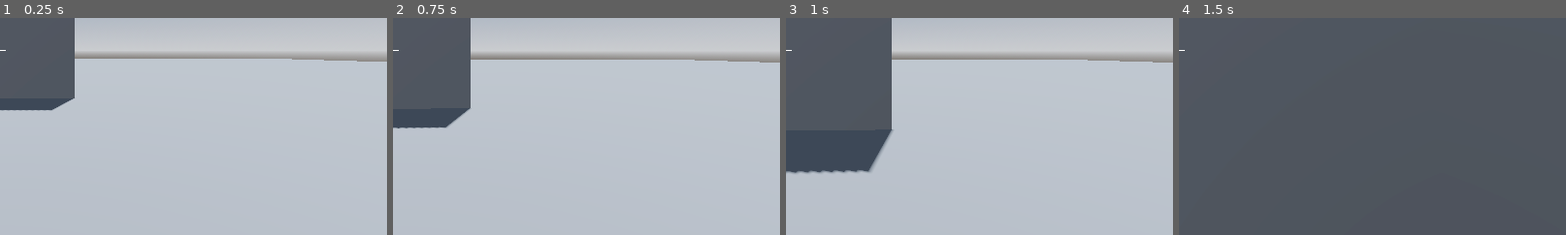
Above: before the commit, frames 1-4 (left to right).
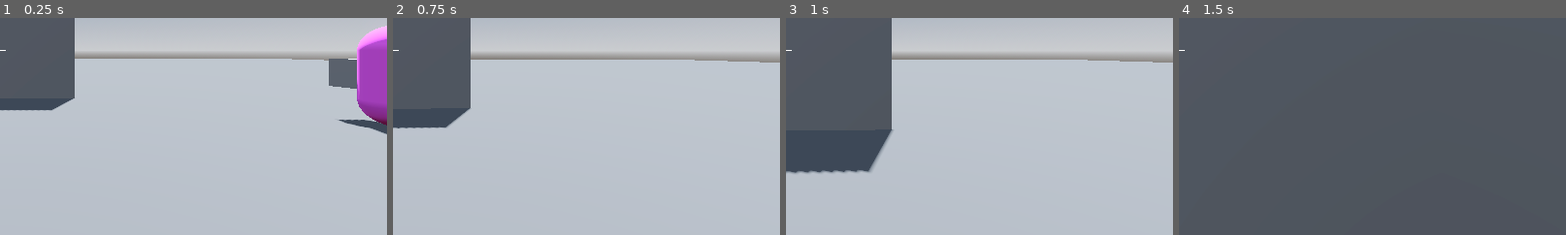
Above: after the commit, the same moments.

Repository: c-dez/playground
Game: Godot game, scene res://scenes/levels/test_level.tscn
Same seed, same stepped clock (60 frames per second), same inputs: the game is played once before the commit and once after it.
Inputs (mouse positions are % of the whole screen's width and height, from its top left):
- Up to frame 1 (0.25 s): no input
- Up to frame 2 (0.75 s): tap Enter at 0.5 s; move the mouse to (55, 50) at 0.52 s; hold W (forward) from 0.53 s (still down); click (55, 50) at 0.6 s
- Up to frame 3 (1 s): keep holding W (forward)
- Up to frame 4 (1.5 s): keep holding W (forward); move the mouse to (45, 50) at 1.27 s; click (45, 50) at 1.35 s
The pictures show only the part of the screen within x 50-100%, y 43-92%; the shares and areas given below are measured in that part.

The runs differ from the first frame. In frame 1, 4.4% of the frame differs, in the area x 84-100%, y 3-54%; in frame 2, nothing differs; in frame 3, nothing differs; in frame 4, nothing differs.

Commit message:
anadido danar a objetivo al disparar

Diff:
--- a/resources/character_stats.gd
+++ b/resources/character_stats.gd
@@ -13,3 +13,11 @@
     ENEMY,
     PLAYER
 }
+
+
+func take_damage(_damage_ammount:int)->void:
+    health -= _damage_ammount
+
+
+func take_heal(_heal_ammount:int)->void:
+    health += _heal_ammount
--- a/resources/player_stats.tres
+++ b/resources/player_stats.tres
@@ -5,7 +5,7 @@
 [resource]
 script = ExtResource("1_wld0n")
 health = 100
-damage = 50
+damage = 10
 move_speed = 8.0
 jump_force = 5.0
 type = 1
--- a/scenes/levels/test_level.tscn
+++ b/scenes/levels/test_level.tscn
@@ -50,4 +50,4 @@
 transform = Transform3D(1, 0, 0, 0, 1, 0, 0, 0, 1, 0, 0.9999999, 0)
 
 [node name="BaseEnemy" parent="." instance=ExtResource("2_yautc")]
-transform = Transform3D(1, 0, 0, 0, 1, 0, 0, 0, 1, 0, 1, 5)
+transform = Transform3D(1, 0, 0, 0, 1, 0, 0, 0, 1, 7.743415, 1, -5.509117)
--- a/scenes/player/shooting_manager.gd
+++ b/scenes/player/shooting_manager.gd
@@ -6,6 +6,7 @@
 
 @export var camera: Camera3D
 @onready var ray_cast: RayCast3D = get_node("ShootingRayCast")
+@onready var player: PlayerBody = get_parent()
 
 
 ##
@@ -55,10 +56,13 @@
 				if ray_cast.get_collider() is CharacterBody3D:
 					# hacer dano a target
 					target_enemy = ray_cast.get_collider()
-					# print(target_enemy.stats.health)
+					# do_damage(target_enemy)
+					target_enemy.stats.take_damage(player.stats.damage)
 
 			else:
 				target_collision_point = Vector3.ZERO
+
+
 
 
 func reload_gun() -> void:
--- a/scenes/test/enemy/base_enemy.gd
+++ b/scenes/test/enemy/base_enemy.gd
@@ -2,7 +2,7 @@
 class_name BaseEnemy
 
 
-@export var res: CharacterStats
+@export var stats: CharacterStats
 
 # @export var test = res.health
 
@@ -10,3 +10,13 @@
 	# res.health = 69
 	# print(res.health)
 	pass
+
+func _process(_delta: float) -> void:
+	dies()
+
+
+
+func dies()->void:
+	if stats.health <= 0:
+		call_deferred('queue_free')
+		print(name,' dies')
--- a/scenes/test/enemy/base_enemy.tscn
+++ b/scenes/test/enemy/base_enemy.tscn
@@ -17,7 +17,7 @@
 
 [node name="BaseEnemy" type="CharacterBody3D" groups=["enemy"]]
 script = ExtResource("1_qqvrw")
-res = ExtResource("2_6q32q")
+stats = ExtResource("2_6q32q")
 
 [node name="CollisionShape3D" type="CollisionShape3D" parent="."]
 shape = SubResource("CapsuleShape3D_8oodc")
